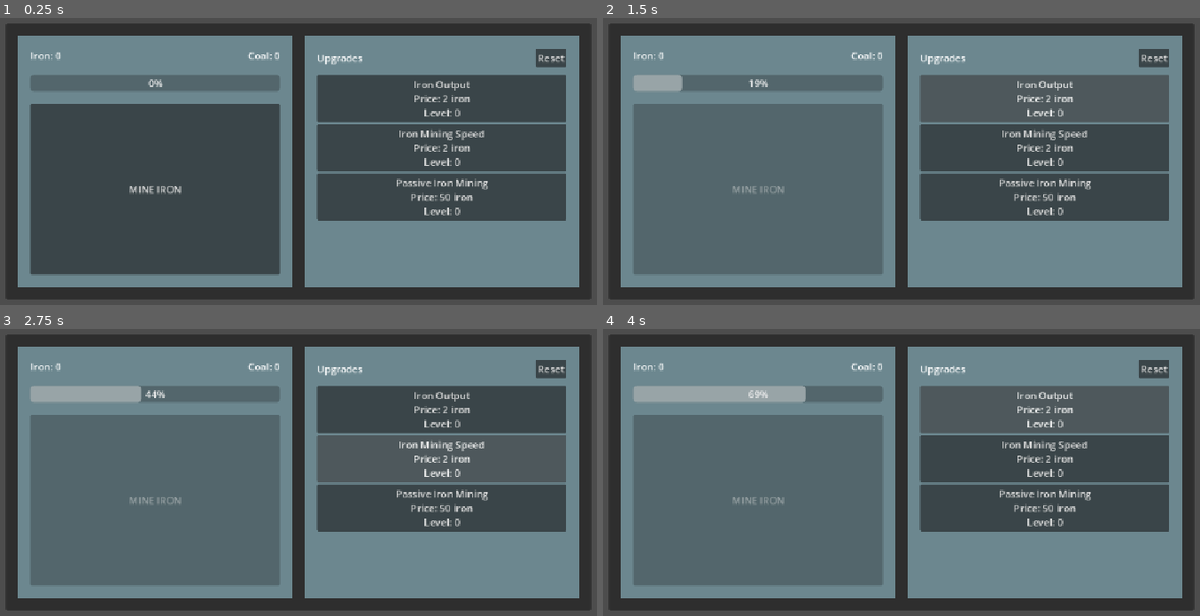
Above: before the commit, frames 1-4 (two rows, left to right).
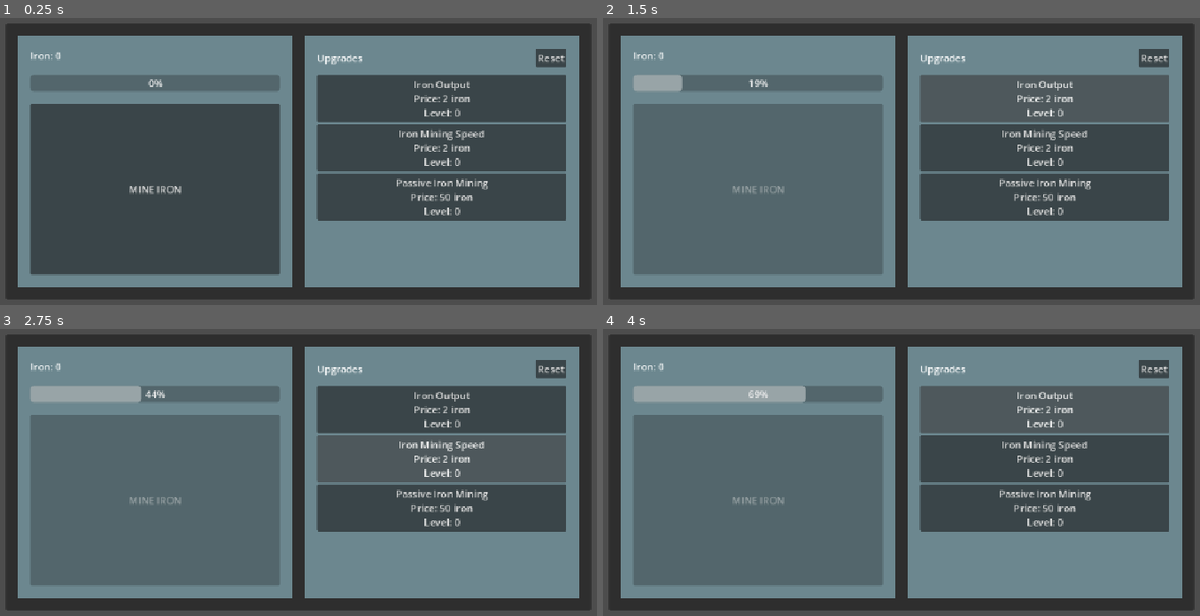
Above: after the commit, the same moments.

Repository: kmelkon/mine-incremental-tutorial-extended
Game: Godot game, scene res://main.tscn
Same seed, same stepped clock (60 frames per second), same inputs: the game is played once before the commit and once after it.
Inputs:
- Up to frame 1 (0.25 s): no input
- Up to frame 2 (1.5 s): click "MINE IRON" at 0.5 s; click "Iron Output Price: 2 iron Lev…" at 1.25 s
- Up to frame 3 (2.75 s): click "Iron Mining Speed Price: 2 ir…" at 2 s
- Up to frame 4 (4 s): click "Passive Iron Mining Price: 50…" at 2.75 s; click "Iron Output Price: 2 iron Lev…" at 3.5 s

The runs differ from the first frame. In frame 1, less than 0.1% of the frame differs, in the area x 41-47%, y 11-15%; in frame 2, less than 0.1%; in frame 3, less than 0.1%; in frame 4, less than 0.1%.

Commit message:
fixed loading saves

Diff:
--- a/game_data.gd
+++ b/game_data.gd
@@ -34,8 +34,10 @@
 	}
 
 func from_dict(saved_game_resources: Dictionary) -> void:
-	resources = saved_game_resources["resources"]
-	last_saved = saved_game_resources["last_saved"]
+	for res_key in saved_game_resources["resources"]:
+		resources[res_key] = int(saved_game_resources["resources"][res_key])
+
+	last_saved = float(saved_game_resources["last_saved"])
 
 func reset() -> void:
 	resources["iron"] = 0
--- a/main.gd
+++ b/main.gd
@@ -113,6 +113,7 @@
 			passive_output_timer.start(upgrade_data.get_passive_iron_output_time())
 
 		if upgrade_id == &"coal_unlock":
+			coal_total_label.visible = true
 			coal_progress_bar.visible = true
 			coal_mine_upgrade_button_control.visible = true
 			mine_coal_button.visible = true
@@ -175,8 +176,16 @@
 		if "upgrades" in save_data:
 			upgrade_data.from_dict(save_data["upgrades"])
 
+	refresh_loaded_upgrade_state()
+
 
 func refresh_loaded_upgrade_state() -> void:
-#check coal_unlock level → show/hide coal UI
-#check passive iron amount → start/stop passive timer
-	pass
+	if upgrade_data.get_upgrade("coal_unlock")["level"] >= 1:
+		coal_total_label.visible = true
+		coal_mine_upgrade_button_control.visible = true
+		coal_progress_bar.visible = true
+		mine_coal_button.visible = true
+		coal_mine_speed_upgrade_button_control.visible = true
+
+	if upgrade_data.get_passive_iron_amount() >= 1:
+		passive_output_timer.start(upgrade_data.get_passive_iron_output_time())
--- a/main.tscn
+++ b/main.tscn
@@ -136,6 +136,7 @@
 
 [node name="CoalTotalLabel" type="Label" parent="MarginContainer/PanelContainer/MarginContainer/HBoxContainer/MineSpace/MarginContainer/VBoxContainer/HBoxContainer" unique_id=1680049810]
 unique_name_in_owner = true
+visible = false
 layout_mode = 2
 size_flags_horizontal = 10
 
--- a/upgrade_data.gd
+++ b/upgrade_data.gd
@@ -148,9 +148,9 @@
 	var upgrades_to_save: Dictionary
 
 	for upgrade_key in upgrades:
+		upgrades_to_save[upgrade_key] = {}
 		for key in upgrade_info_to_save:
 			if upgrades[upgrade_key].has(key):
-				upgrades_to_save[upgrade_key] = {}
 				upgrades_to_save[upgrade_key][key] = upgrades[upgrade_key][key]
 	return upgrades_to_save
 
@@ -159,7 +159,14 @@
 
 	for upgrade_key in saved_upgrades:
 		for key in saved_upgrades[upgrade_key]:
-			initial_upgrades[upgrade_key][key] = saved_upgrades[upgrade_key][key]
+			if ["level", "amount"].has(key):
+				initial_upgrades[upgrade_key][key] = int(saved_upgrades[upgrade_key][key])
+			elif key == "cost":
+				for cost_key in saved_upgrades[upgrade_key][key]:
+					initial_upgrades[upgrade_key][key][cost_key] = int(saved_upgrades[upgrade_key][key][cost_key])
+			elif key == "time":
+				initial_upgrades[upgrade_key][key] = float(saved_upgrades[upgrade_key][key])
+
 	upgrades = initial_upgrades
 
 func reset_upgrades() -> void:
